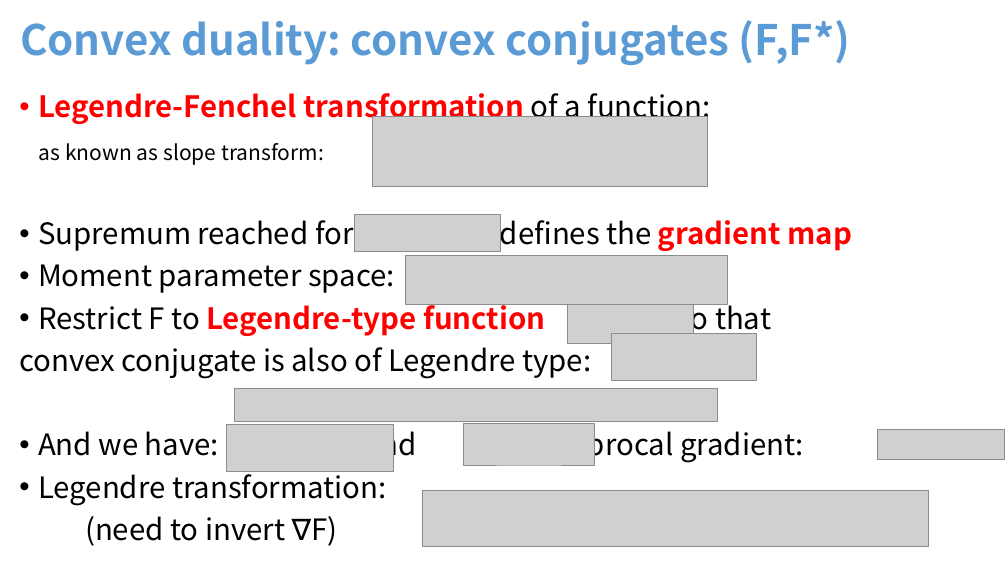
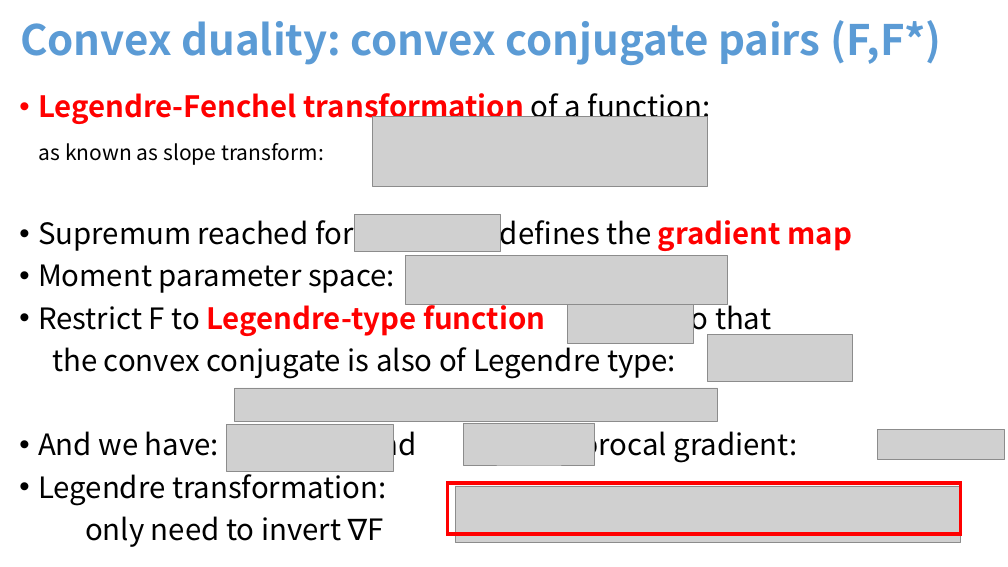
Before and after one commit to FrankNielsen/FrankNielsen.github.io, a slide deck: slide 10 of PPTX/DivergencesComparativeConvexity-FrankNIELSEN.pptx (slide 7 before the commit). Drawn at 1008x567 pixels with LibreOffice and Linux fonts; fonts in the diff are those of the drawing; grey boxes stand for pictures. Boxes give left, top, right and bottom in pixels: in the first picture for what was removed or moved away, otherwise in the second. Text is boxed around its words. In the diff, an @@ line names an element or a change of style, - is before the commit and + after.

```diff
--- a/PPTX/DivergencesComparativeConvexity-FrankNIELSEN.pptx
+++ b/PPTX/DivergencesComparativeConvexity-FrankNIELSEN.pptx
@@ title at [20,20,942,65]: text changed @@
-Convex duality: convex conjugates (F,F*)
+Convex duality: convex conjugate pairs (F,F*)
@@ text at [52,341,676,379]: text changed @@
-convex conjugate is also of Legendre type:
+the convex conjugate is also of Legendre type:
@@ picture: place and size @@
-picture at [611,333,756,380]
+picture at [708,335,853,381]
@@ rectangle added at [448,483,961,535], outline #FF0000 3.5 pt @@
@@ picture: place and size @@
-picture at [423,490,929,547]
+picture at [455,486,961,543]
@@ text at [85,516,384,547]: text changed @@
-(need to invert ∇F)
+only need to invert ∇F
```
Also in this commit, not shown: 27 other slides changed, 8 slides added, 4 other files.
